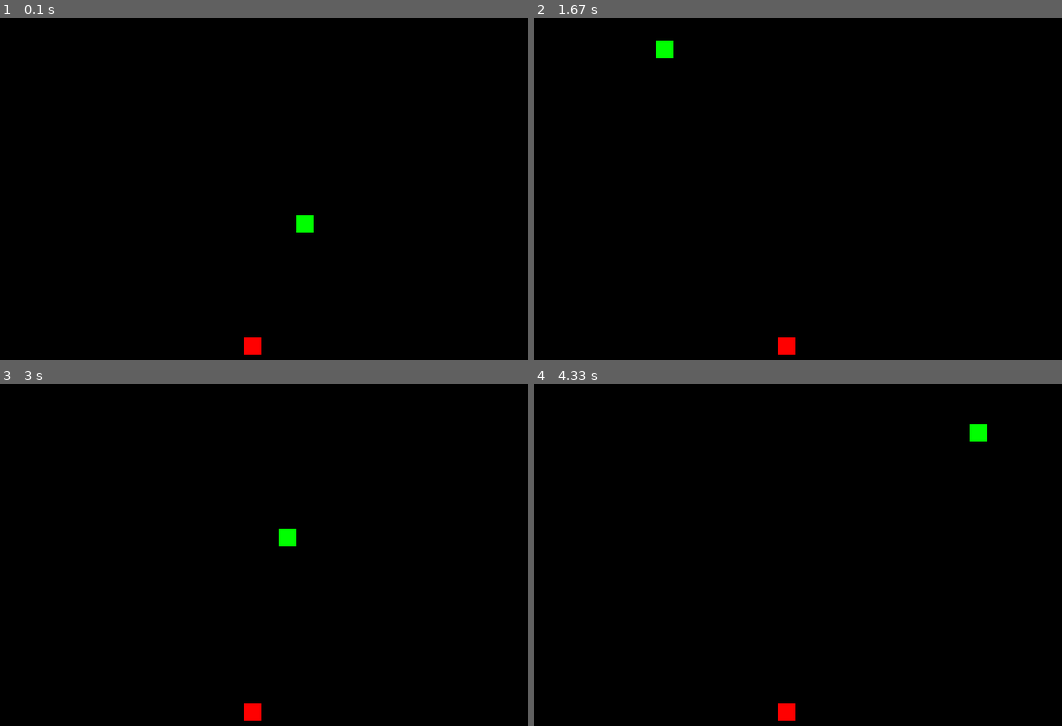
Above: before the commit, frames 1-4 (two rows, left to right).
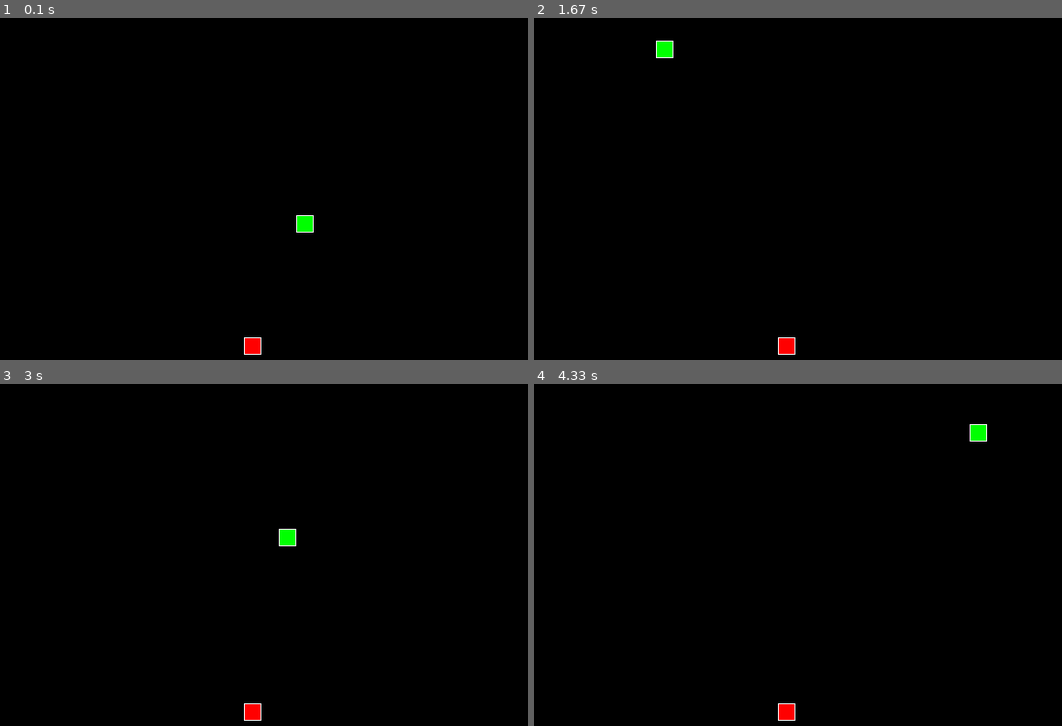
Above: after the commit, the same moments.

Repository: HaloWP/snake_game
Game: pygame game, started from main.py
The game is run twice, just before and just after one commit, with the same random seed, the same clock (stepped at 60 frames per second) and the same inputs.
Inputs:
- Up to frame 1 (0.1 s): no input
- Up to frame 2 (1.67 s): hold Right 0.33-0.8 s; hold Up 0.83-1.3 s; hold Right from 1.33 s (still down)
- Up to frame 3 (3 s): release Right at 1.8 s; hold Down 2.4-2.7 s; hold Left from 2.73 s (still down)
- Up to frame 4 (4.33 s): release Left at 3.13 s; hold Up 3.17-3.53 s; hold Right 3.57-4.2 s; hold Down from 4.23 s (still down)

The runs differ from the first frame. In frame 1, less than 0.1% of the frame differs, in the area x 46-60%, y 57-99%; in frame 2, less than 0.1%; in frame 3, less than 0.1%; in frame 4, less than 0.1%.

Commit message:
Удалён лишний файл import pygame.py

Diff:
--- a/main.py
+++ b/main.py
@@ -1,7 +1,8 @@
 import pygame
 import random
+from typing import List, Tuple, Optional
 
-# Константы размеров экрана и сетки
+# Константы размеров поля и сетки
 SCREEN_WIDTH, SCREEN_HEIGHT = 640, 480
 GRID_SIZE = 20
 GRID_WIDTH = SCREEN_WIDTH // GRID_SIZE
@@ -22,69 +23,72 @@
 class GameObject:
     """Базовый класс для игровых объектов."""
 
-    def __init__(self, position=(SCREEN_WIDTH // 2, SCREEN_HEIGHT // 2)):
+    def __init__(
+        self, position: Tuple[int, int] = (SCREEN_WIDTH // 2, SCREEN_HEIGHT // 2)
+    ) -> None:
         """
         Инициализация базового игрового объекта.
 
         Args:
-            position (tuple): начальная позиция объекта на игровом поле
+            position: начальная позиция объекта
         """
         self.position = position
         self.body_color = None
 
-    def draw(self, surface):
-        """Метод отрисовки объекта. Должен быть переопределен в дочерних классах."""
+    def draw(self, surface: pygame.Surface) -> None:
+        """Абстрактный метод для отрисовки объекта."""
         pass
 
 
 class Apple(GameObject):
     """Класс яблока."""
 
-    def __init__(self):
-        """Инициализация яблока с случайной позицией и цветом."""
+    def __init__(self) -> None:
+        """Инициализация яблока со случайной позицией."""
         super().__init__()
         self.body_color = APPLE_COLOR
         self.randomize_position()
 
-    def randomize_position(self):
+    def randomize_position(self) -> None:
         """Устанавливает случайную позицию яблока на игровом поле."""
         self.position = (
             random.randint(0, GRID_WIDTH - 1) * GRID_SIZE,
-            random.randint(0, GRID_HEIGHT - 1) * GRID_SIZE
+            random.randint(0, GRID_HEIGHT - 1) * GRID_SIZE,
         )
 
-    def draw(self, surface):
-        """Отрисовывает яблоко на игровом поле."""
+    def draw(self, surface: pygame.Surface) -> None:
+        """Отрисовывает яблоко на экране."""
         rect = pygame.Rect(self.position, (GRID_SIZE, GRID_SIZE))
         pygame.draw.rect(surface, self.body_color, rect)
+        pygame.draw.rect(surface, (255, 255, 255), rect, 1)
 
 
 class Snake(GameObject):
     """Класс змейки."""
 
-    def __init__(self):
-        """Инициализация змейки в начальном состоянии."""
+    def __init__(self) -> None:
+        """Инициализация змейки в центре поля."""
         super().__init__()
         self.length = 1
         self.positions = [self.position]
         self.direction = RIGHT
-        self.next_direction = RIGHT
+        self.next_direction: Optional[Tuple[int, int]] = None
         self.body_color = SNAKE_COLOR
-        self.last = None
+        self.last: Optional[Tuple[int, int]] = None
 
-    def update_direction(self):
-        """Обновляет текущее направление движения змейки."""
+    def update_direction(self) -> None:
+        """Обновляет направление движения змейки."""
         if self.next_direction:
             self.direction = self.next_direction
             self.next_direction = None
 
-    def move(self):
-        """Перемещает змейку на одну клетку и проверяет столкновения."""
+    def move(self) -> None:
+        """Обновляет позицию змейки, двигая голову и удаляя хвост."""
         head_x, head_y = self.get_head_position()
         dx, dy = self.direction
         new_head = (
             (head_x + dx * GRID_SIZE) % SCREEN_WIDTH,
-            (head_y + dy * GRID_SIZE) % SCREEN_HEIGHT
+            (head_y + dy * GRID_SIZE) % SCREEN_HEIGHT,
         )
 
         if new_head in self.positions[2:]:
@@ -97,30 +101,30 @@
         else:
             self.last = None
 
-    def draw(self, surface):
-        """Отрисовывает змейку и очищает след."""
-        for pos in self.positions:
-            rect = pygame.Rect(pos, (GRID_SIZE, GRID_SIZE))
+    def draw(self, surface: pygame.Surface) -> None:
+        """Отрисовывает змейку и стирает след."""
+        for position in self.positions:
+            rect = pygame.Rect(position, (GRID_SIZE, GRID_SIZE))
             pygame.draw.rect(surface, self.body_color, rect)
+            pygame.draw.rect(surface, (255, 255, 255), rect, 1)
 
         if self.last:
-            rect = pygame.Rect(self.last, (GRID_SIZE, GRID_SIZE))
-            pygame.draw.rect(surface, BOARD_BACKGROUND_COLOR, rect)
+            last_rect = pygame.Rect(self.last, (GRID_SIZE, GRID_SIZE))
+            pygame.draw.rect(surface, BOARD_BACKGROUND_COLOR, last_rect)
 
-    def get_head_position(self):
-        """Возвращает позицию головы змейки."""
+    def get_head_position(self) -> Tuple[int, int]:
+        """Возвращает координаты головы змейки."""
         return self.positions[0]
 
-    def reset(self):
-        """Сбрасывает змейку в начальное состояние."""
+    def reset(self) -> None:
+        """Сбрасывает змейку в начальное состояние после столкновения."""
         self.length = 1
         self.positions = [(SCREEN_WIDTH // 2, SCREEN_HEIGHT // 2)]
-        self.direction = RIGHT
-        self.next_direction = RIGHT
+        self.direction = random.choice([UP, DOWN, LEFT, RIGHT])
         self.last = None
 
 
-def handle_keys(snake):
+def handle_keys(snake: Snake) -> None:
     """Обрабатывает нажатия клавиш для управления змейкой."""
     for event in pygame.event.get():
         if event.type == pygame.QUIT:
@@ -137,7 +141,7 @@
                 snake.next_direction = RIGHT
 
 
-def main():
+def main() -> None:
     """Основной игровой цикл."""
     pygame.init()
     screen = pygame.display.set_mode((SCREEN_WIDTH, SCREEN_HEIGHT))
@@ -148,13 +152,12 @@
     apple = Apple()
 
     while True:
-        clock.tick(20)  # Скорость игры 20 FPS
+        clock.tick(20)  # скорость игры
 
         handle_keys(snake)
         snake.update_direction()
         snake.move()
 
-        # Проверка, съела ли змейка яблоко
         if snake.get_head_position() == apple.position:
             snake.length += 1
             apple.randomize_position()
